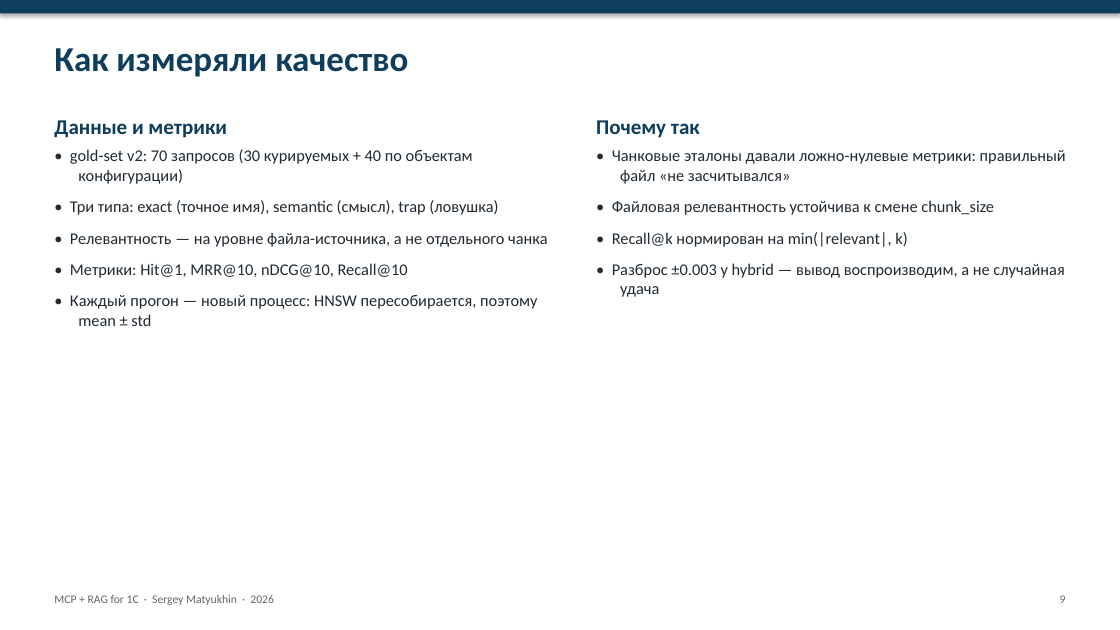
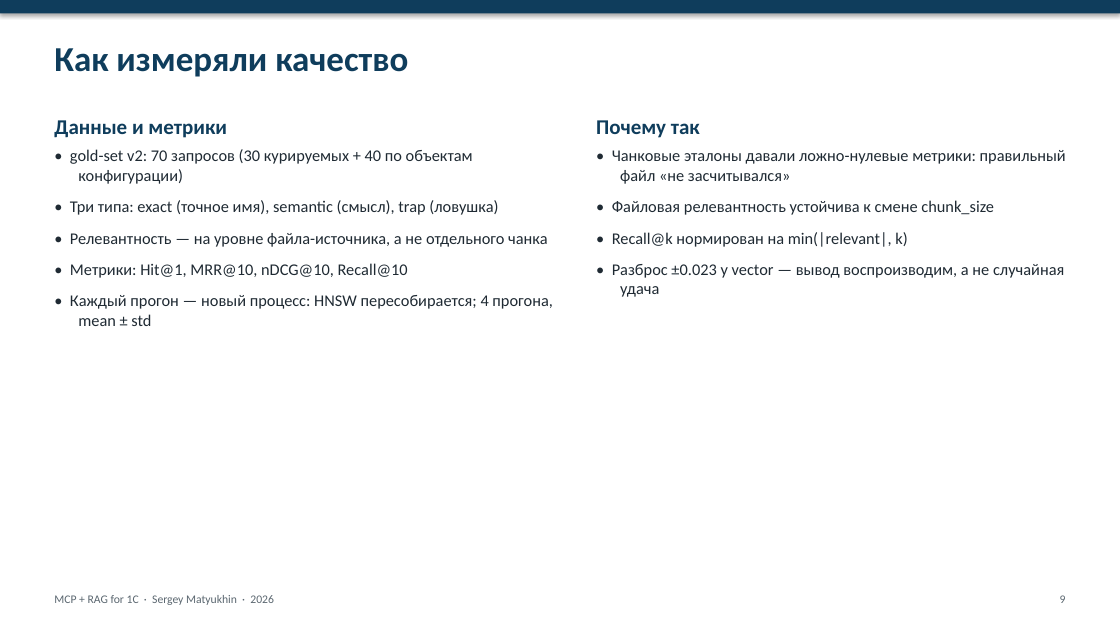
Before and after one commit to Smaturus/1c-mcp-rag-search, a slide deck: slide 9 of docs/presentation/1c-mcp-rag-search-slides.pptx. Drawn at 1120x630 pixels with LibreOffice and Linux fonts; fonts in the diff are those of the drawing. Boxes give left, top, right and bottom in pixels: in the first picture for what was removed or moved away, otherwise in the second. Text is boxed around its words. In the diff, an @@ line names an element or a change of style, - is before the commit and + after.

Commit message:
docs(presentation): refresh deck with the current corpus results
Numbers now reflect the rebuilt corpus and the measured shift: 179 586 chunks, vector nDCG@10 0.339 +/- 0.023, hybrid 0.301 +/- 0.017, reranker 0.117; routing 68 cases + 20-case blind set; metadata BM25 99.7%. Adds ADR 0008/0009 to the decision slide and updates the roadmap.

```diff
--- a/docs/presentation/1c-mcp-rag-search-slides.pptx
+++ b/docs/presentation/1c-mcp-rag-search-slides.pptx
@@ text at [612,264,1064,297]: text changed @@
-• Разброс ±0.003 у hybrid — вывод воспроизводим, а не случайная удача
+• Разброс ±0.023 у vector — вывод воспроизводим, а не случайная удача
@@ text at [70,295,552,326]: text changed @@
-• Каждый прогон — новый процесс: HNSW пересобирается, поэтому mean ± std
+• Каждый прогон — новый процесс: HNSW пересобирается; 4 прогона, mean ± std
```
Also in this commit, not shown: 9 other slides changed, 1 other file.
